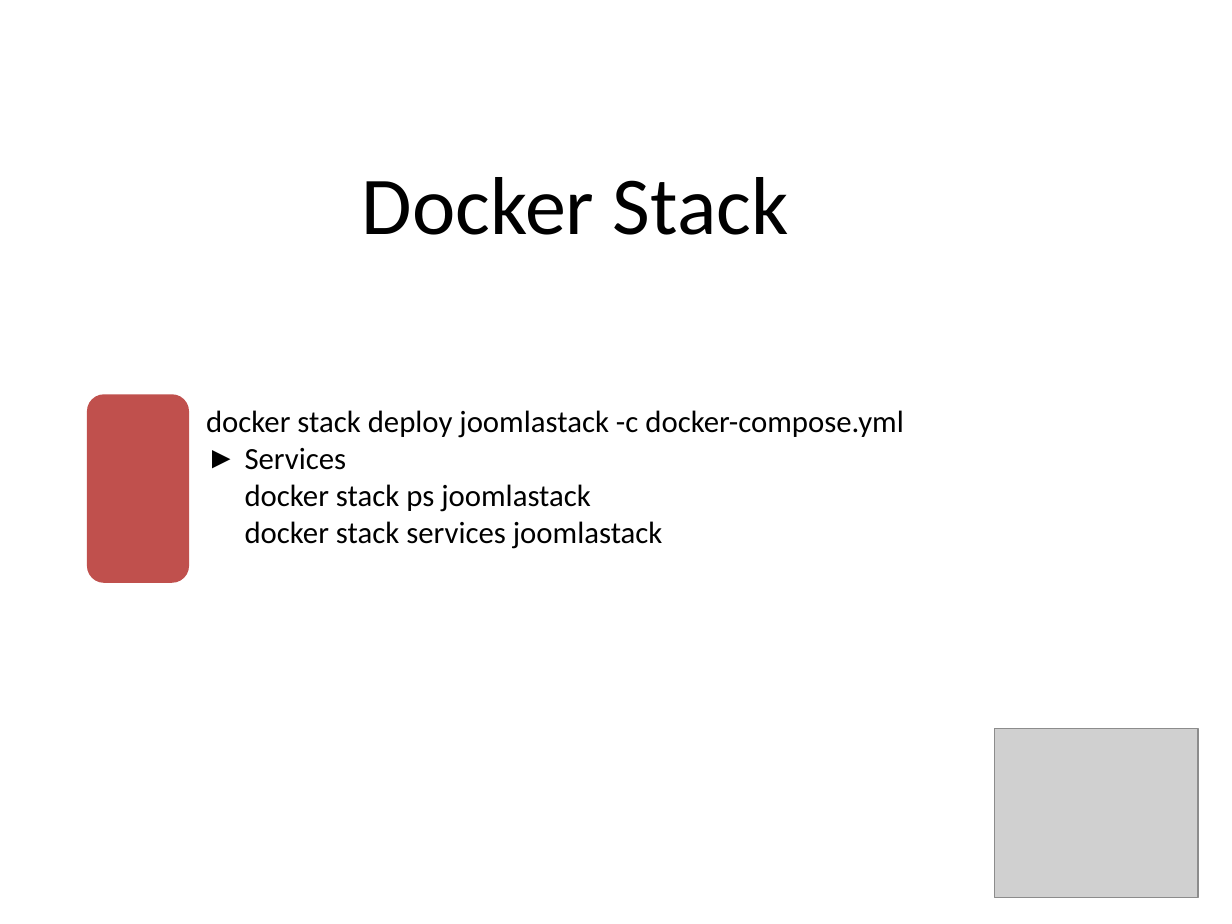
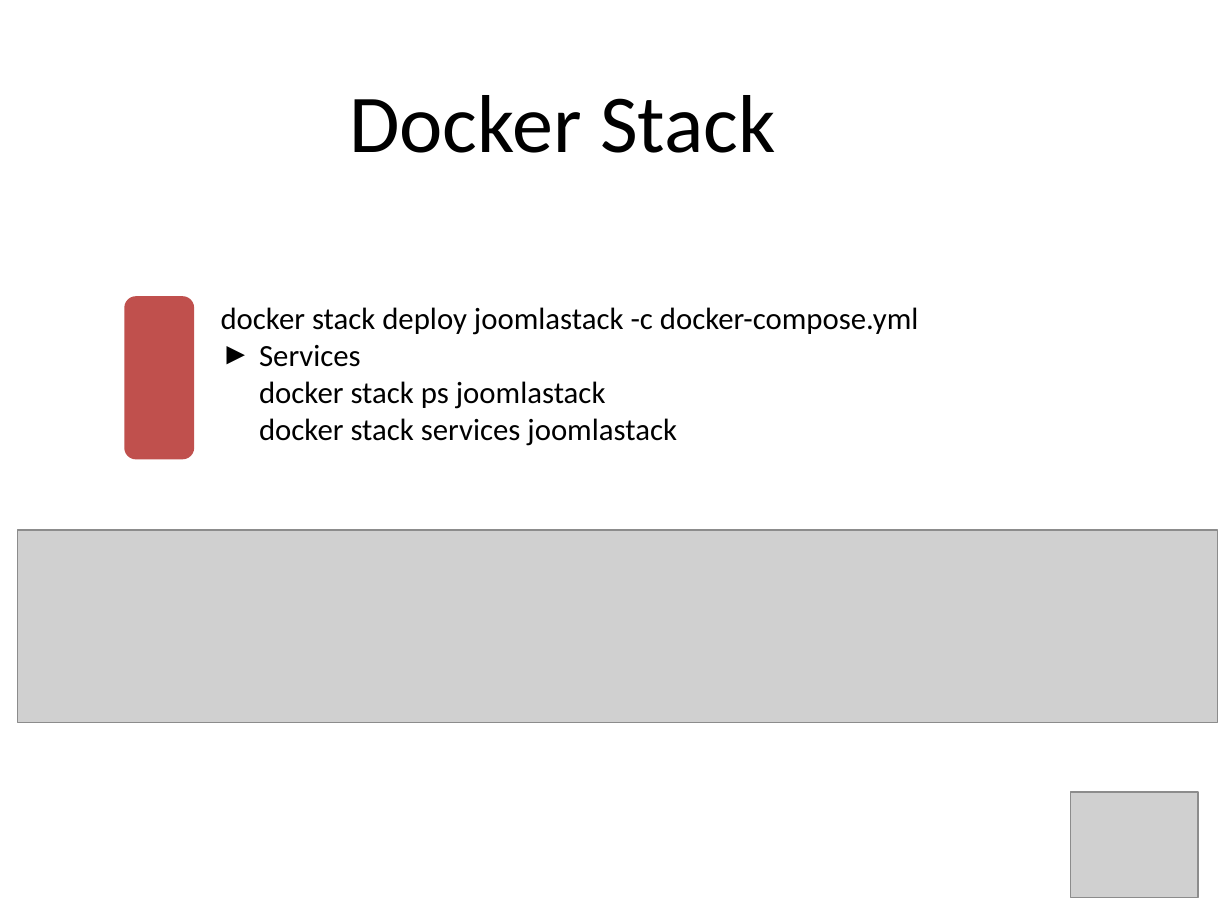
Before and after one commit to sahityacodes/VirtualizationCloudComputingProject, a slide deck: slide 27 of VCC.pptx (slide 28 before the commit). Drawn at 1232x924 pixels with LibreOffice and Linux fonts; fonts in the diff are those of the drawing; grey boxes stand for pictures. Boxes give left, top, right and bottom in pixels: in the first picture for what was removed or moved away, otherwise in the second. Text is boxed around its words. In the diff, an @@ line names an element or a change of style, - is before the commit and + after.

```diff
--- a/VCC.pptx
+++ b/VCC.pptx
@@ text "Docker Stack": place and size @@
-text "Docker Stack" at <box>362,177,788,235</box>
+text "Docker Stack" at <box>349,95,775,153</box>
@@ rounded rectangle: place and size @@
-rounded rectangle at <box>87,394,190,583</box>
+rounded rectangle at <box>124,296,195,458</box>
@@ text "docker stack deploy joomlastack -c ...": place and size @@
-text "docker stack deploy joomlastack -c ..." at <box>206,410,903,549</box>
+text "docker stack deploy joomlastack -c ..." at <box>221,307,918,446</box>
@@ picture added at <box>17,530,1217,722</box> @@
@@ picture: place and size @@
-picture at <box>994,729,1198,898</box>
+picture at <box>1071,792,1199,898</box>
```
Also in this commit, not shown: 20 other slides changed, 1 slide added.
